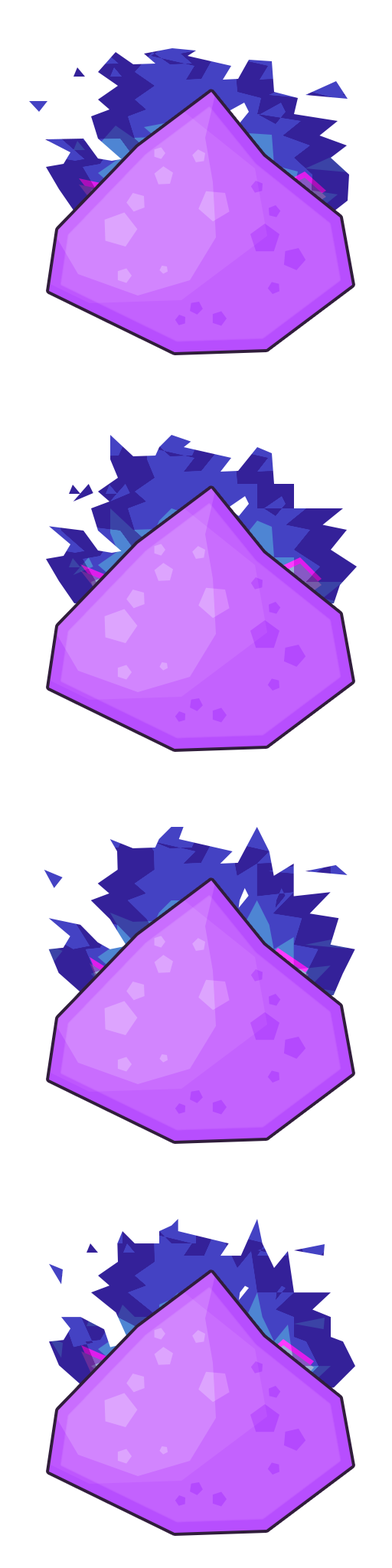
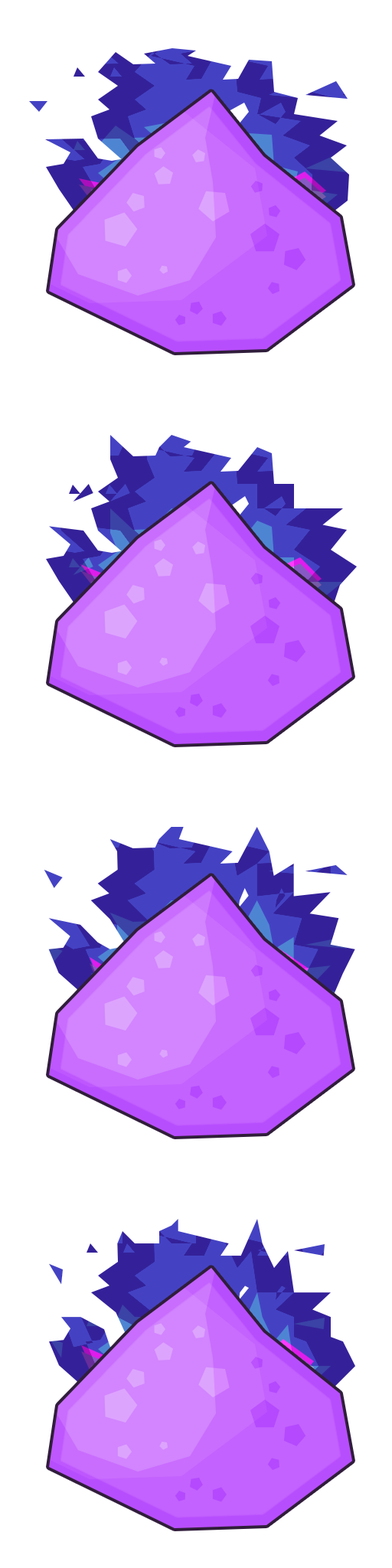
Layer changes from the first 392×1568 image to the second:
added group "dust copy 3" with 4 layers above "dust copy 2" over [45, 1264, 356, 1536]
added layer "Forme 75" (1st of 4, in "dust copy 3") (overlay, 25%) in group "dust copy 3" over [175, 1356, 306, 1503]
added layer "Forme 74" (1st of 4, in "dust copy 3") (overlay, 25%) in group "dust copy 3" over [104, 1323, 230, 1460]
added layer "Forme 76" (1st of 4, in "dust copy 3") (overlay, 20%) in group "dust copy 3" over [45, 1264, 356, 1536]
added layer "Forme 73" (1st of 4, in "dust copy 3") in group "dust copy 3" over [49, 1267, 353, 1529]
added group "dust copy 2" with 4 layers above "dust copy" over [45, 872, 356, 1144]
added layer "Forme 75" (2nd of 4, in "dust copy 2") (overlay, 25%) in group "dust copy 2" over [175, 964, 306, 1111]
added layer "Forme 74" (2nd of 4, in "dust copy 2") (overlay, 25%) in group "dust copy 2" over [104, 931, 230, 1068]
added layer "Forme 76" (2nd of 4, in "dust copy 2") (overlay, 20%) in group "dust copy 2" over [45, 872, 356, 1144]
added layer "Forme 73" (2nd of 4, in "dust copy 2") in group "dust copy 2" over [49, 875, 353, 1137]
added group "dust copy" with 4 layers above "dust" over [45, 480, 356, 752]
added layer "Forme 75" (3rd of 4, in "dust copy") (overlay, 25%) in group "dust copy" over [175, 572, 306, 719]
added layer "Forme 74" (3rd of 4, in "dust copy") (overlay, 25%) in group "dust copy" over [104, 539, 230, 676]
added layer "Forme 76" (3rd of 4, in "dust copy") (overlay, 20%) in group "dust copy" over [45, 480, 356, 752]
added layer "Forme 73" (3rd of 4, in "dust copy") in group "dust copy" over [49, 483, 353, 745]
painted on "Forme 75" (4th of 4, in "dust") over [175, 577, 306, 1507]
painted on "Forme 74" (4th of 4, in "dust") over [104, 543, 230, 1464]
painted on "Forme 76" (4th of 4, in "dust") over [45, 480, 356, 1536]
painted on "Forme 73" (4th of 4, in "dust") over [49, 488, 353, 1533]
painted on "Forme 1" over [121, 1264, 272, 1336]
